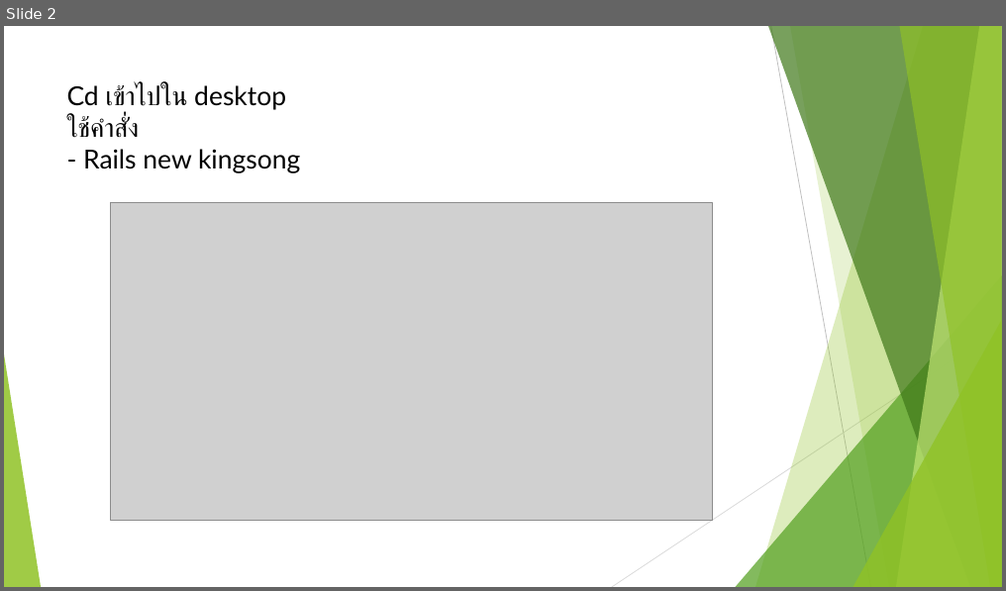
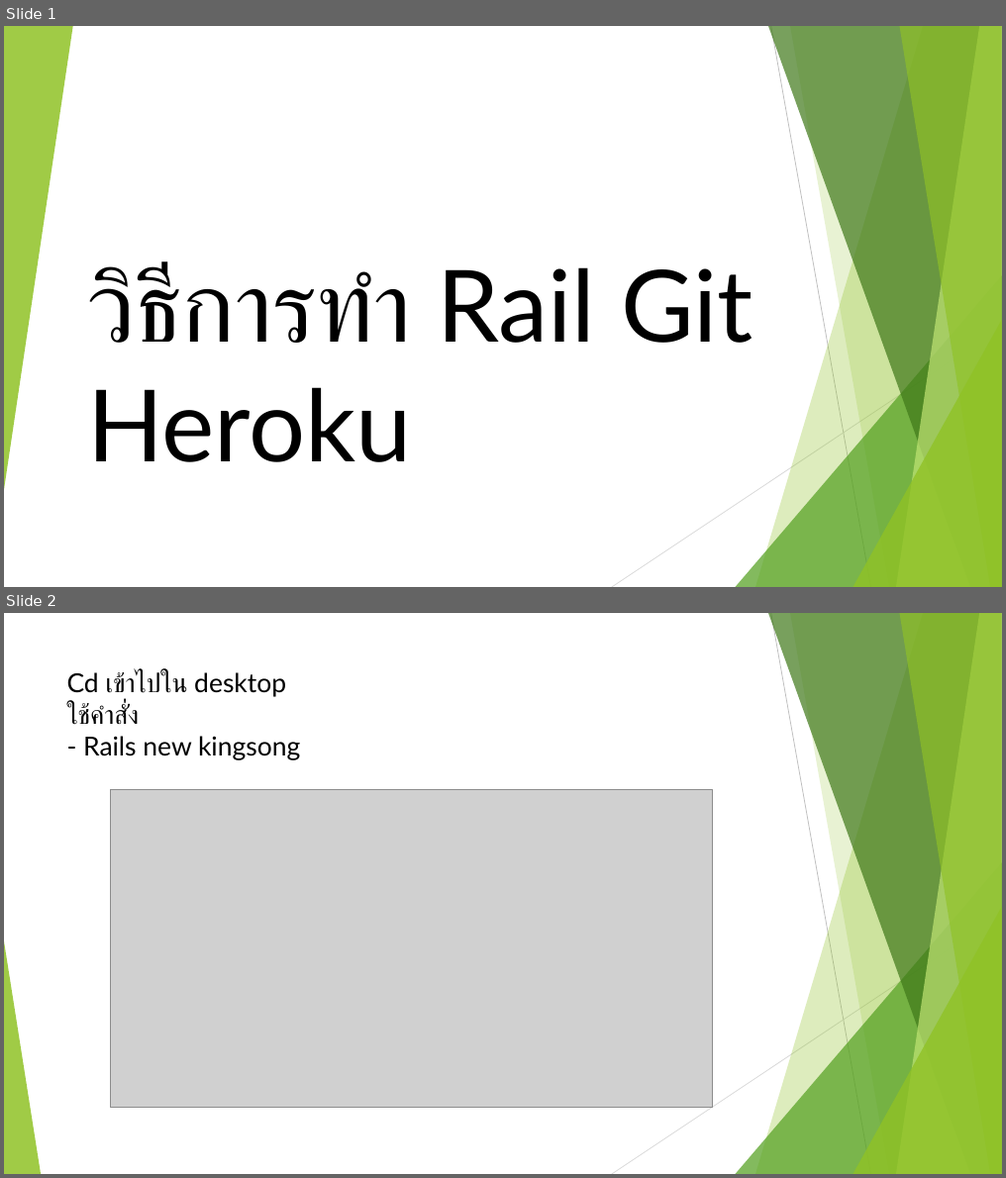
Before and after one commit to joeoto1/interview_rails, a slide deck: Presentation.pptx. Shown one above the other, each under a label of ours: slide 2 before the commit, slides 1 and 2 after it. The pictures are 1006x591 and 1006x1178 pixels, drawn with LibreOffice and Linux fonts; fonts in the diff are those of the drawing; grey boxes stand for pictures. Boxes give left, top, right and bottom in pixels: in the first picture for what was removed or moved away, otherwise in the second. Text is boxed around its words. In the diff, an @@ line names an element or a change of style, - is before the commit and + after.

```diff
--- a/Presentation.pptx
+++ b/Presentation.pptx
@@ slide 1 added at [4, 26, 1002, 587], background #FFFFFF; not listed: 9 template elements that a slide beside it also shows @@
@@ triangle added at [4, 26, 73, 490], fill #90C226 at 85% opacity @@
@@ text added at [87, 265, 752, 463], 96 pt, text #000000 @@
+วิธีการทำ Rail Git Heroku
```
Also in this commit, not shown: 1 slide removed.
